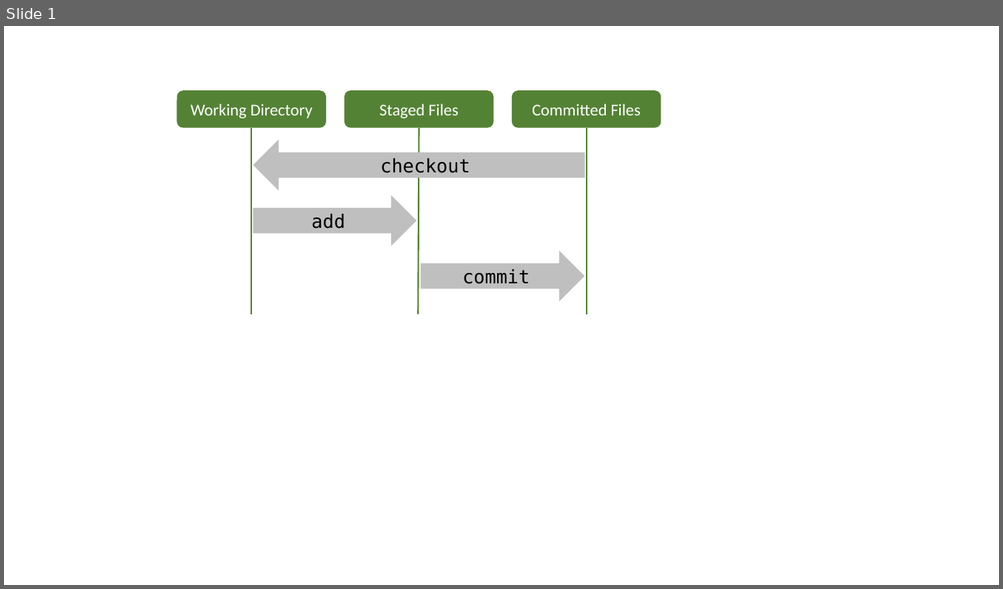
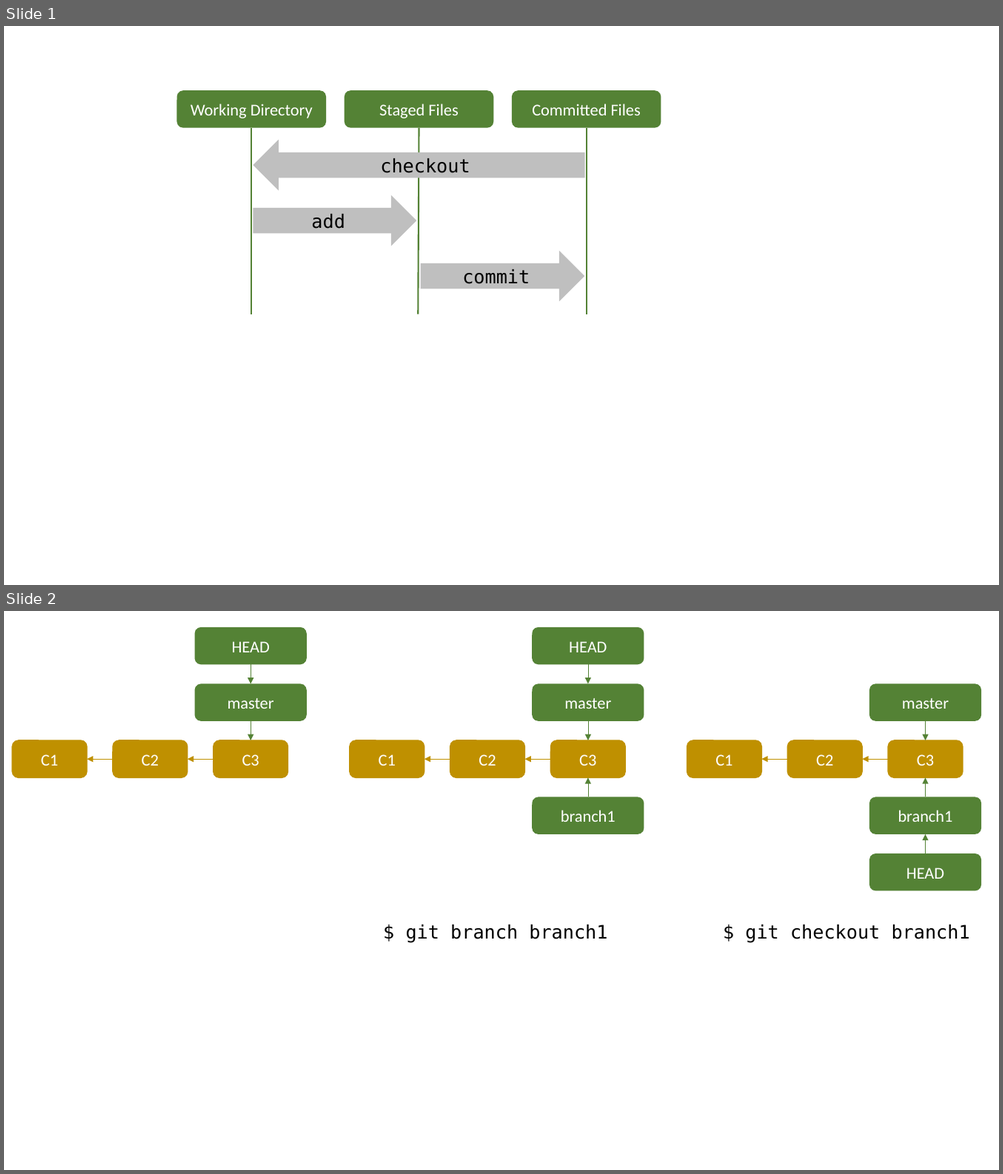
Before and after one commit to K1-ZR/practice-git, a slide deck: images/images.pptx. Shown one above the other, each under a label of ours: slide 1 before the commit, slides 1 and 2 after it. The pictures are 1003x589 and 1003x1174 pixels, drawn with LibreOffice and Linux fonts; fonts in the diff are those of the drawing. Boxes give left, top, right and bottom in pixels: in the first picture for what was removed or moved away, otherwise in the second. Text is boxed around its words. In the diff, an @@ line names an element or a change of style, - is before the commit and + after.

```diff
--- a/images/images.pptx
+++ b/images/images.pptx
@@ slide 2 added at bbox=[4, 611, 999, 1170], background #FFFFFF @@
@@ group added at bbox=[12, 627, 307, 778]: 5 rounded rectangles, 4 arrows @@
+master
+C1
+C2
+C3
+HEAD
@@ group added at bbox=[350, 627, 644, 834]: 6 rounded rectangles, 5 arrows @@
+master
+C1
+C2
+C3
+HEAD
+branch1
@@ group added at bbox=[687, 684, 982, 891]: 6 rounded rectangles, 5 arrows @@
+master
+C1
+C2
+C3
+HEAD
+branch1
@@ text added at bbox=[406, 925, 607, 943], 18 pt, text #000000 @@
+$ git branch branch1
@@ text added at bbox=[745, 925, 970, 943], 18 pt, text #000000 @@
+$ git checkout branch1
```
Also in this commit, not shown: 3 other files.
